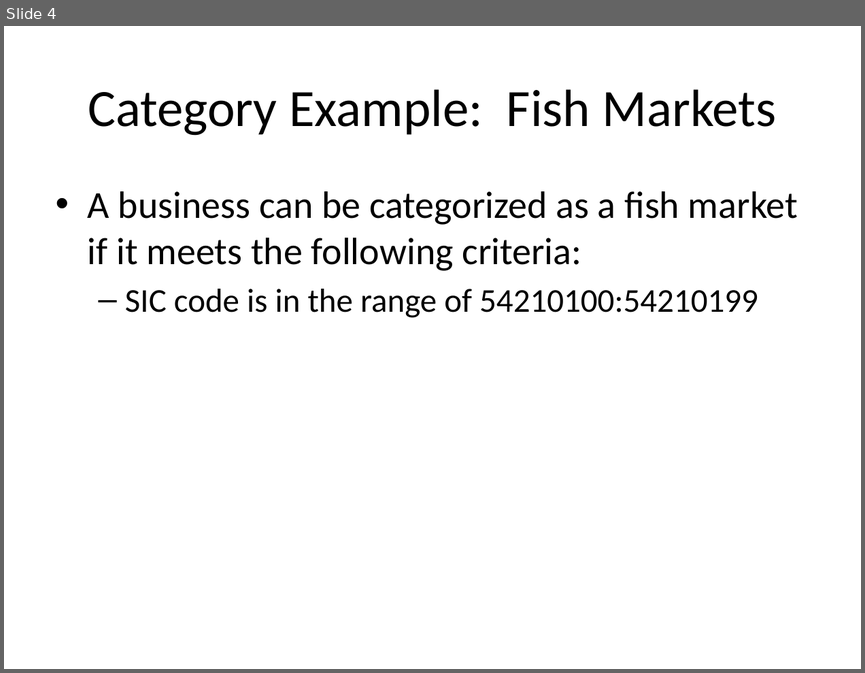
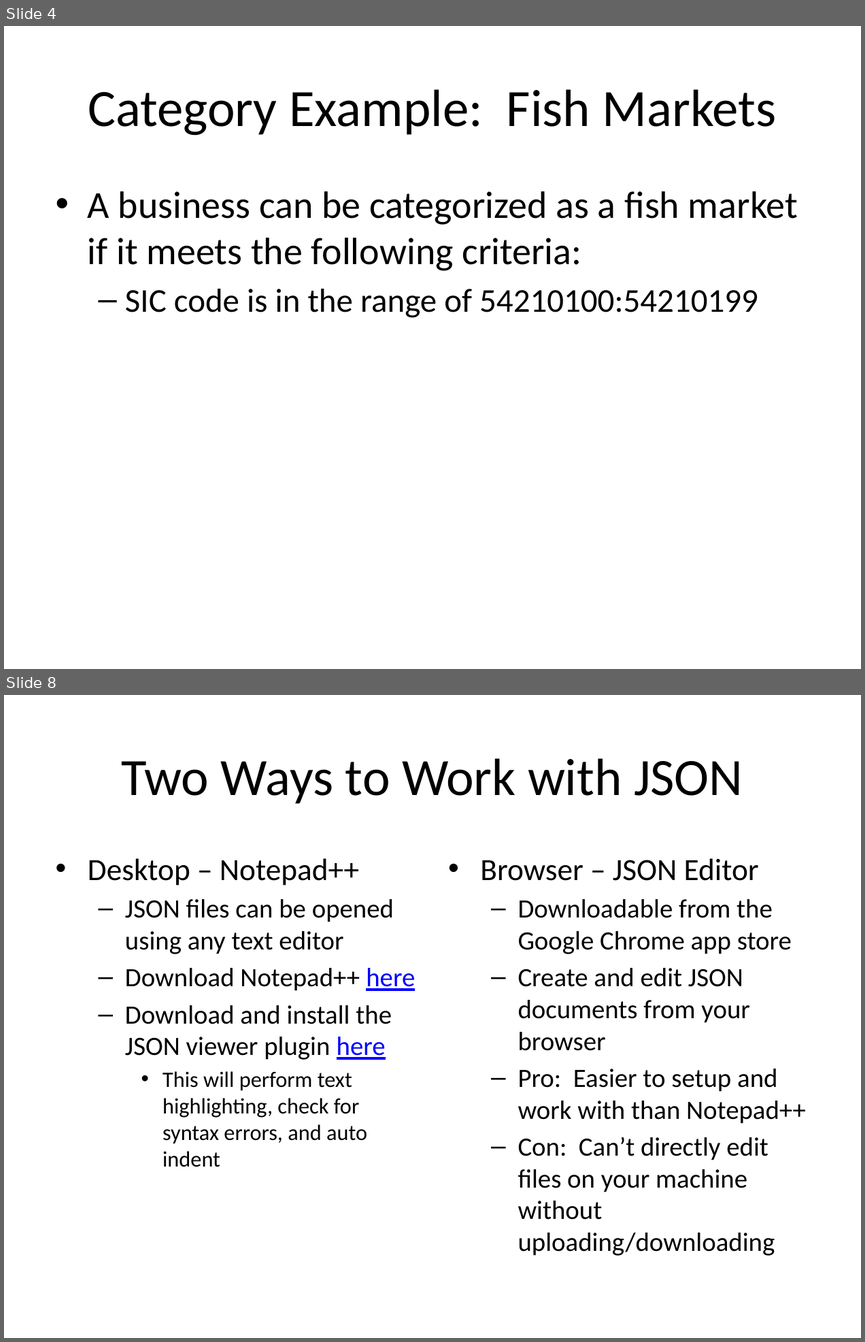
Before and after one commit to RECVD/nets_wrangle, a slide deck: How to Create Your Own NETS Classification Category.pptx. Shown one above the other, each under a label of ours: slide 4 before the commit, slides 4 and 8 after it; the slides between them are not shown. The pictures are 865x673 and 865x1342 pixels, drawn with LibreOffice and Linux fonts; fonts in the diff are those of the drawing. Boxes give left, top, right and bottom in pixels: in the first picture for what was removed or moved away, otherwise in the second. Text is boxed around its words. In the diff, an @@ line names an element or a change of style, - is before the commit and + after.

```diff
--- a/How to Create Your Own NETS Classification Category.pptx
+++ b/How to Create Your Own NETS Classification Category.pptx
@@ slide 8 added at (4, 695, 861, 1338), background #FFFFFF @@
@@ title added at (121, 758, 742, 804), 44 pt, text #000000 @@
+Two Ways to Work with JSON
@@ text added at (88, 858, 415, 1167), 22.2 pt, text #000000 @@
+• Desktop – Notepad++
+  – JSON files can be opened using any text editor
+  – Download Notepad++ here
+  – Download and install the JSON viewer plugin here
+    • This will perform text highlighting, check for syntax errors, and auto indent
@@ text added at (480, 858, 806, 1255), 22.2 pt, text #000000 @@
+• Browser – JSON Editor
+  – Downloadable from the Google Chrome app store
+  – Create and edit JSON documents from your browser
+  – Pro: Easier to setup and work with than Notepad++
+  – Con: Can’t directly edit files on your machine without uploading/downloading
```
Also in this commit, not shown: 4 slides changed, 6 other slides added.
